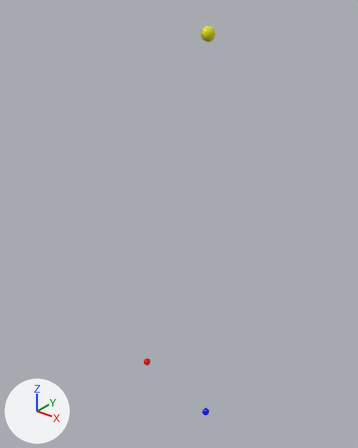
Two versions of the glTF model assets/magic_cow/qiu/scene.glb, one commit apart.
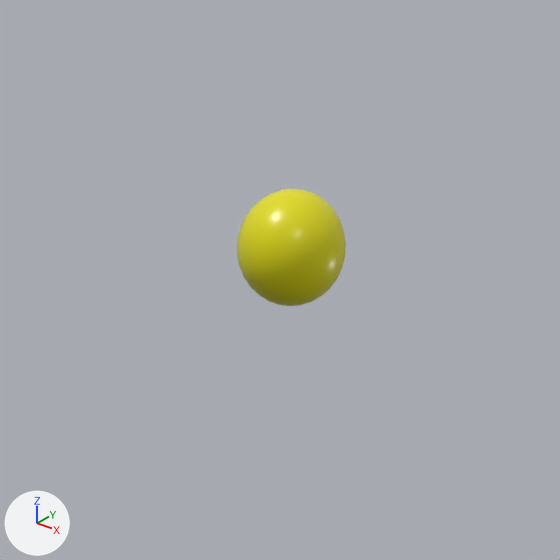
The first picture shows the older version from a camera (50 mm lens) standing at (2.06, -3.11, 0.65) and looking at (-0.06, -0.46, -1.0). The close-ups show both versions on the part from 47% to 68% of the width and 0% to 17% of the height of that picture; other places that the commit changed are outside them. Every picture has the same lights, and +X, +Y and +Z are marked at lower left. Where no turn or scale is listed for an object, it has been applied to the vertices.

The first close-up shows '2'.
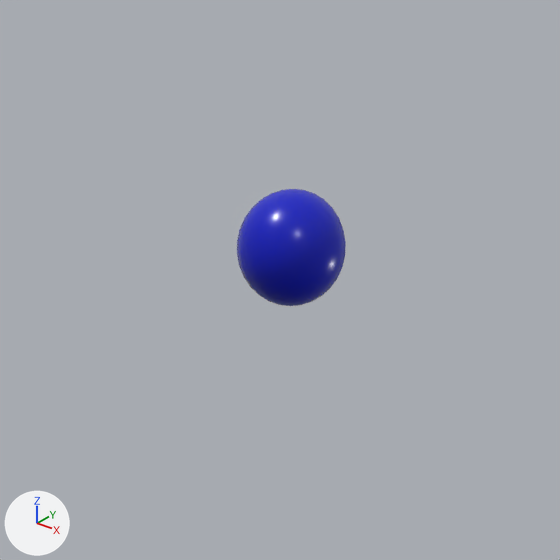
Location of each change, [x1, y1, x2, y2] in pixels of the close-ups (560 x 560 px):
'2', surface changed (yellow to blue)
    both: [237, 189, 346, 306]

Patch to the scene script:
```diff
--- a/assets/magic_cow/qiu/scene.glb.py
+++ b/assets/magic_cow/qiu/scene.glb.py
@@ img_qiu_initialshadinggroup_basecolor_png_001 @@
+img_qiu_initialshadinggroup_basecolor_png_001 = load_image('qiu_initialShadingGroup_BaseColor.png.001', '_unpacked/qiu_initialShadingGroup_BaseColor.png.001', 512, 512, 'sRGB')
@@ mat_material_003 @@
 mat_material_003 = principled_material('Material.003')
-mat_material_003.base_color = (0.8, 0.756, 0.0)  # yellow #e7e100
-mat_material_003.roughness = 0.3
+mat_material_003.texture = img_qiu_initialshadinggroup_basecolor_png_001
+mat_material_003.roughness = 0.25
```
